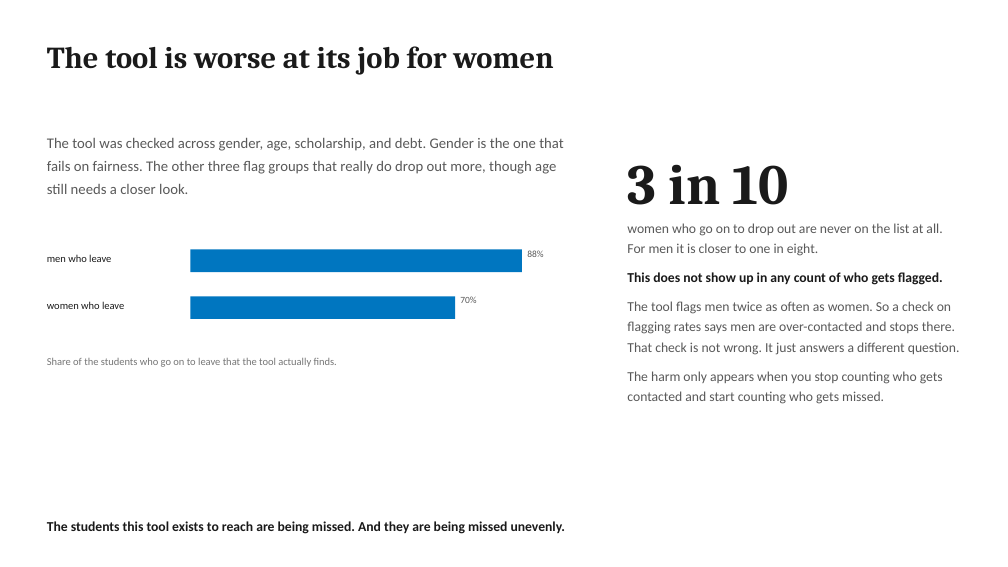
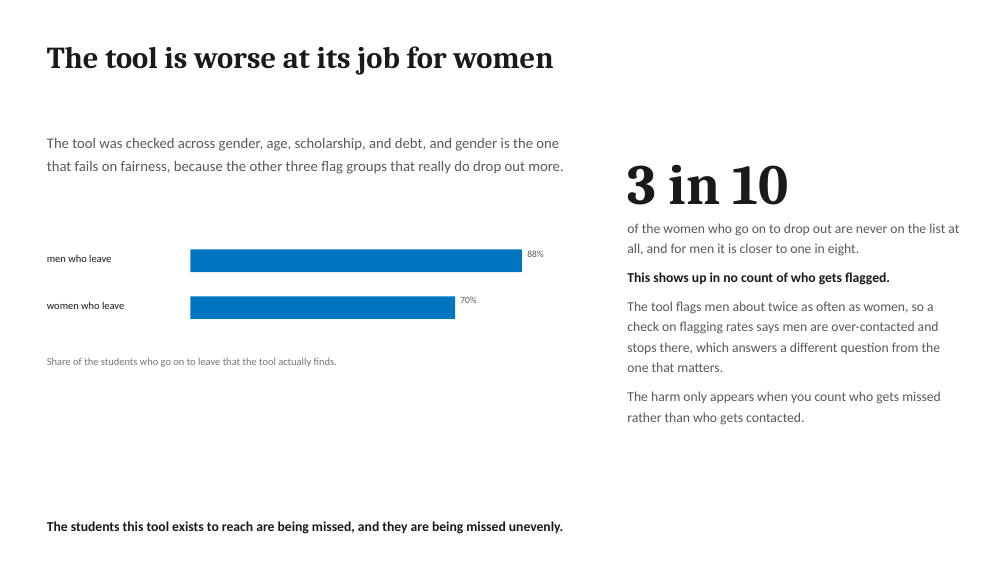
Before and after one commit to jeryldev/pgdaiml-capstone, a slide deck: slide 7 of presentations/business.pptx. Drawn at 1008x567 pixels with LibreOffice and Linux fonts; fonts in the diff are those of the drawing. Boxes give left, top, right and bottom in pixels: in the first picture for what was removed or moved away, otherwise in the second. Text is boxed around its words. In the diff, an @@ line names an element or a change of style, - is before the commit and + after.

```diff
--- a/presentations/business.pptx
+++ b/presentations/business.pptx
@@ text at (x1=47, y1=138, x2=564, y2=174): text changed @@
-The tool was checked across gender, age, scholarship, and debt. Gender is the one that fails on fairness. The other three flag groups that really do drop out more, though age still needs a closer look.
+The tool was checked across gender, age, scholarship, and debt, and gender is the one that fails on fairness, because the other three flag groups that really do drop out more.
@@ text at (x1=627, y1=223, x2=959, y2=425): text changed @@
-women who go on to drop out are never on the list at all. For men it is closer to one in eight.
-This does not show up in any count of who gets flagged.
-The tool flags men twice as often as women. So a check on flagging rates says men are over-contacted and stops there. That check is not wrong. It just answers a different question.
-The harm only appears when you stop counting who gets contacted and start counting who gets missed.
+of the women who go on to drop out are never on the list at all, and for men it is closer to one in eight.
+This shows up in no count of who gets flagged.
+The tool flags men about twice as often as women, so a check on flagging rates says men are over-contacted and stops there, which answers a different question from the one that matters.
+The harm only appears when you count who gets missed rather than who gets contacted.
@@ text at (x1=47, y1=521, x2=563, y2=534): text changed @@
-The students this tool exists to reach are being missed. And they are being missed unevenly.
+The students this tool exists to reach are being missed, and they are being missed unevenly.
```
Also in this commit, not shown: 8 other slides changed, 9 other files.
